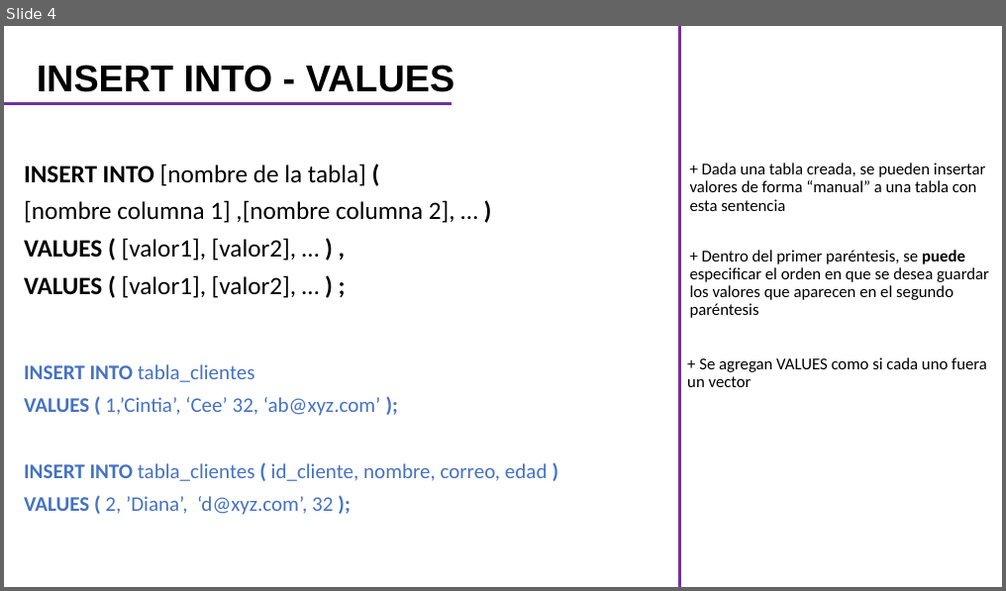
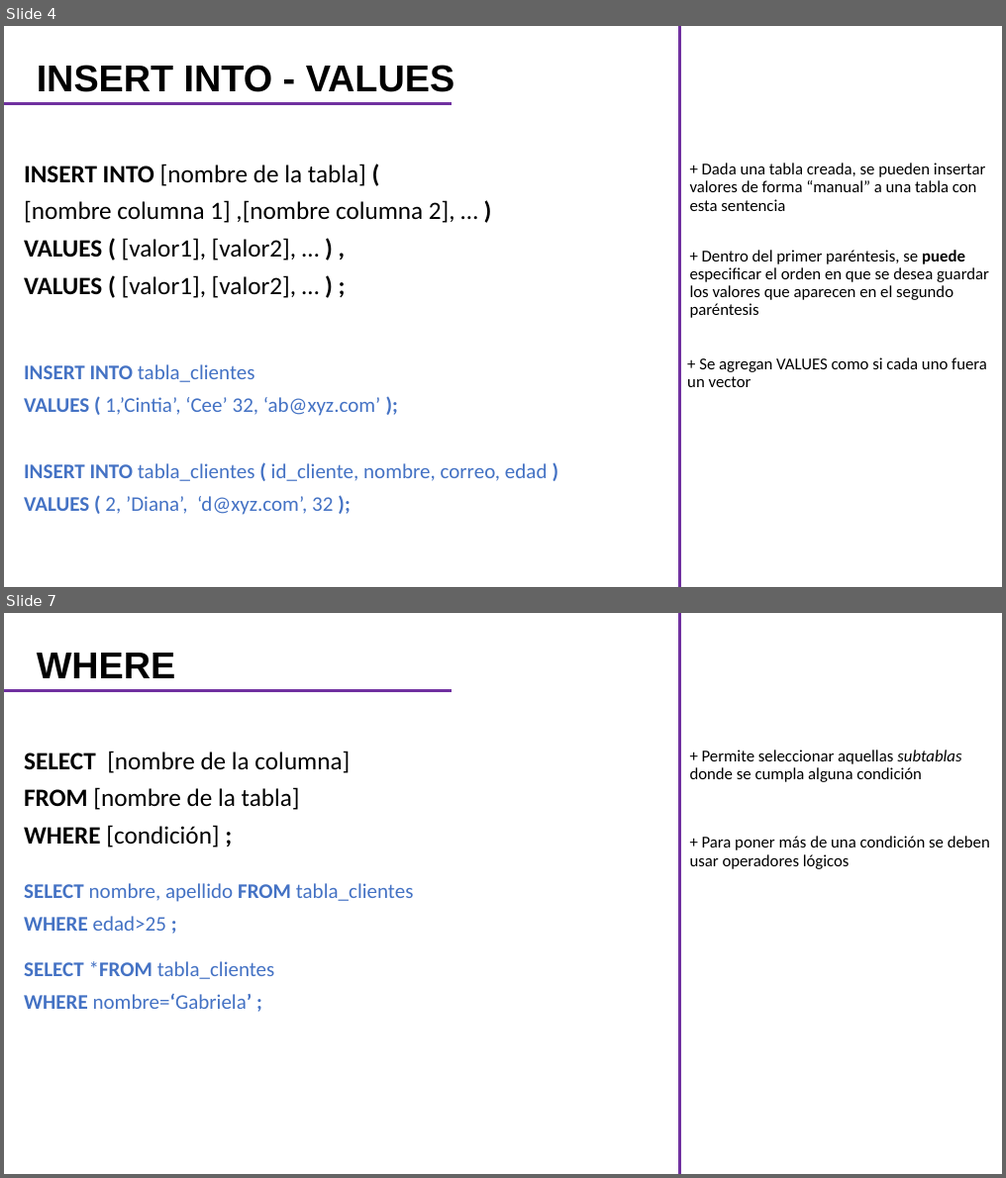
Before and after one commit to CarlosCamposs/Curso-AABD_SQL, a slide deck: Curso AABD-SQL (Notas).pptx. Shown one above the other, each under a label of ours: slide 4 before the commit, slides 4 and 7 after it; the slides between them are not shown. The pictures are 1006x591 and 1006x1178 pixels, drawn with LibreOffice and Linux fonts; fonts in the diff are those of the drawing. Boxes give left, top, right and bottom in pixels: in the first picture for what was removed or moved away, otherwise in the second. Text is boxed around its words. In the diff, an @@ line names an element or a change of style, - is before the commit and + after.

```diff
--- a/Curso AABD-SQL (Notas).pptx
+++ b/Curso AABD-SQL (Notas).pptx
@@ slide 7 added at (4, 613, 1002, 1174), background #FFFFFF @@
@@ line added from (680, 1174) to (680, 613), #7030A0 3 pt @@
@@ title added at (37, 653, 176, 678), 36 pt, text #000000, bold @@
+WHERE
@@ line added from (4, 691) to (451, 691), #7030A0 3 pt @@
@@ subtitle added at (24, 751, 350, 848), 24 pt, text #000000 @@
+SELECT [nombre de la columna]
+FROM [nombre de la tabla]
+WHERE [condición] ;
@@ text added at (690, 750, 961, 782), 16 pt, text #000000 @@
++ Permite seleccionar aquellas subtablas donde se cumpla alguna condición
@@ text added at (690, 836, 990, 869), 16 pt, text #000000 @@
++ Para poner más de una condición se deben usar operadores lógicos
@@ text added at (24, 883, 414, 931), 20 pt, text #4472C4 @@
+SELECT nombre, apellido FROM tabla_clientes
+WHERE edad>25 ;
@@ text added at (24, 961, 275, 1009), 20 pt, text #4472C4 @@
+SELECT *FROM tabla_clientes
+WHERE nombre=‘Gabriela’ ;
```
Also in this commit, not shown: 1 slide changed, 1 other slide added.
